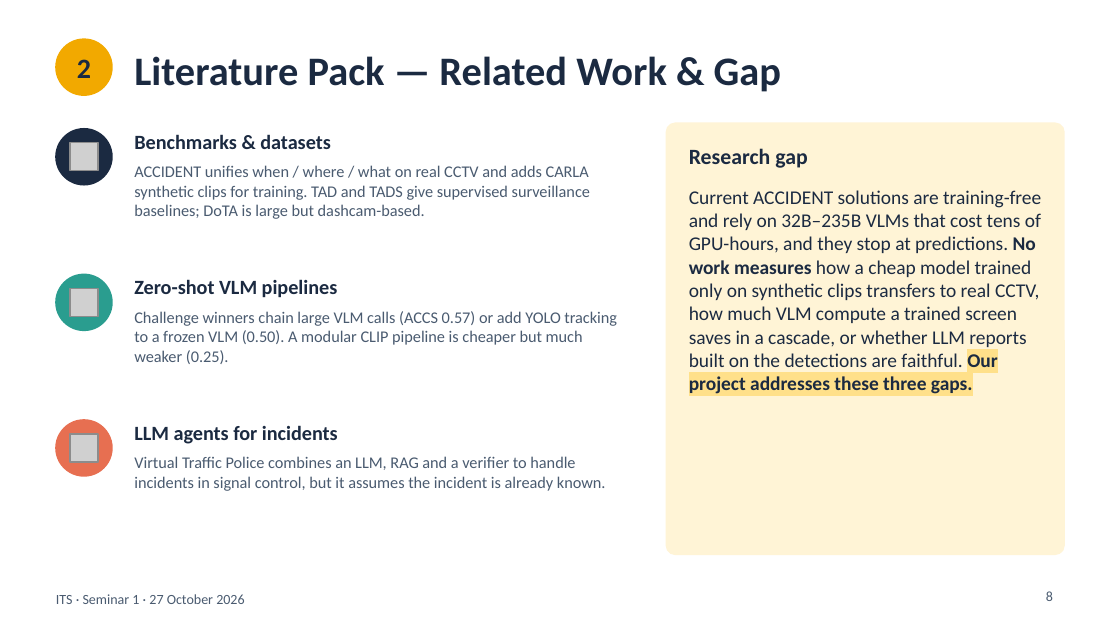
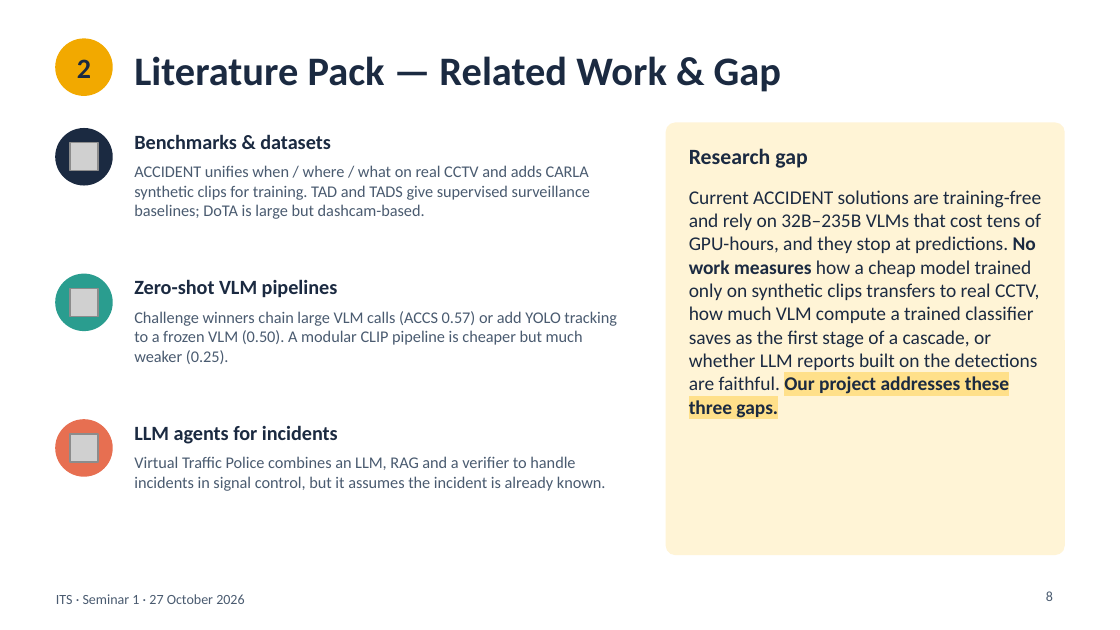
Before and after one commit to JudyDukmak/cctv-accident-ITS-system, a slide deck: slide 8 of Presentations/ITS_Seminar1_Presentation.pptx. Drawn at 1120x630 pixels with LibreOffice and Linux fonts; fonts in the diff are those of the drawing; grey boxes stand for pictures. Boxes give left, top, right and bottom in pixels: in the first picture for what was removed or moved away, otherwise in the second. Text is boxed around its words. In the diff, an @@ line names an element or a change of style, - is before the commit and + after.

```diff
--- a/Presentations/ITS_Seminar1_Presentation.pptx
+++ b/Presentations/ITS_Seminar1_Presentation.pptx
@@ text at box(689, 190, 1041, 420): text changed @@
-Current ACCIDENT solutions are training-free and rely on 32B–235B VLMs that cost tens of GPU-hours, and they stop at predictions. No work measures how a cheap model trained only on synthetic clips transfers to real CCTV, how much VLM compute a trained screen saves in a cascade, or whether LLM reports built on the detections are faithful. Our project addresses these three gaps.
+Current ACCIDENT solutions are training-free and rely on 32B–235B VLMs that cost tens of GPU-hours, and they stop at predictions. No work measures how a cheap model trained only on synthetic clips transfers to real CCTV, how much VLM compute a trained classifier saves as the first stage of a cascade, or whether LLM reports built on the detections are faithful. Our project addresses these three gaps.
```
Also in this commit, not shown: 10 other slides changed.
